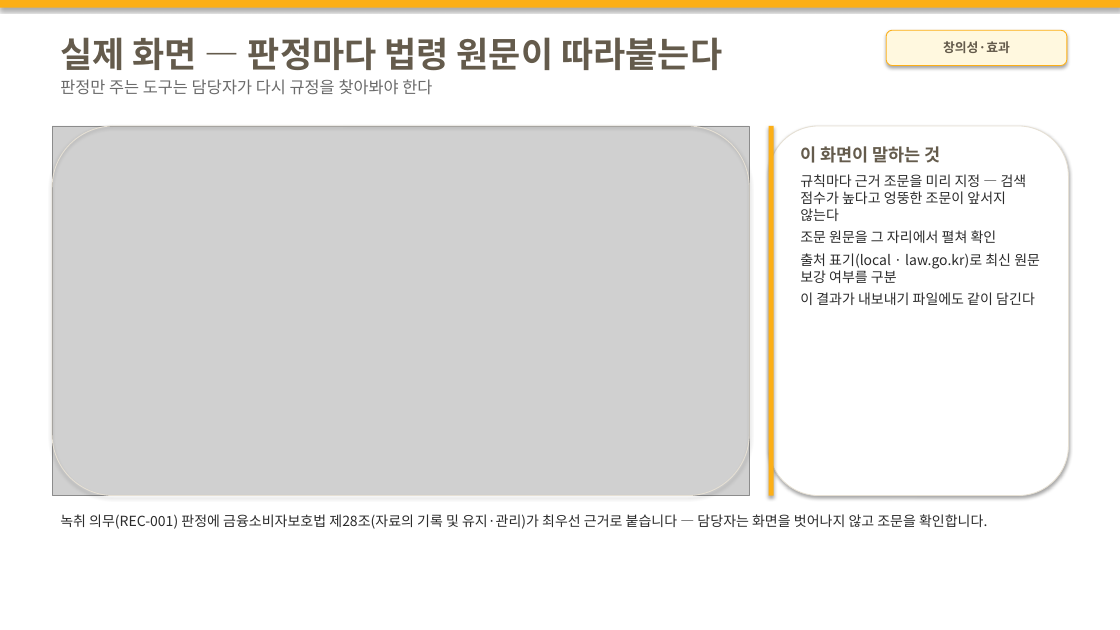
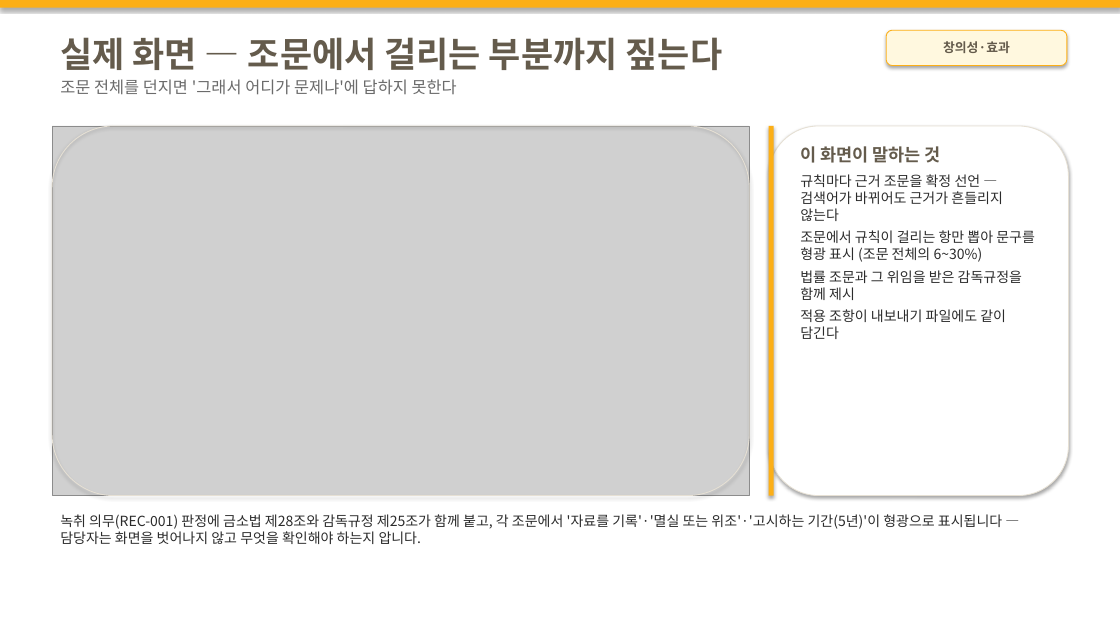
Before and after one commit to M0282/26KBAI_LW, a slide deck: slide 17 of docs/기술설명서_초안.pptx. Drawn at 1120x630 pixels with LibreOffice and Linux fonts; fonts in the diff are those of the drawing; grey boxes stand for pictures. Boxes give left, top, right and bottom in pixels: in the first picture for what was removed or moved away, otherwise in the second. Text is boxed around its words. In the diff, an @@ line names an element or a change of style, - is before the commit and + after.

```diff
--- a/docs/기술설명서_초안.pptx
+++ b/docs/기술설명서_초안.pptx
@@ text at [60, 37, 723, 95]: text changed @@
-실제 화면 — 판정마다 법령 원문이 따라붙는다
-판정만 주는 도구는 담당자가 다시 규정을 찾아봐야 한다
+실제 화면 — 조문에서 걸리는 부분까지 짚는다
+조문 전체를 던지면 '그래서 어디가 문제냐'에 답하지 못한다
@@ text at [800, 174, 1035, 339]: text changed @@
-규칙마다 근거 조문을 미리 지정 — 검색 점수가 높다고 엉뚱한 조문이 앞서지 않는다
-조문 원문을 그 자리에서 펼쳐 확인
-출처 표기(local · law.go.kr)로 최신 원문 보강 여부를 구분
-이 결과가 내보내기 파일에도 같이 담긴다
+규칙마다 근거 조문을 확정 선언 — 검색어가 바뀌어도 근거가 흔들리지 않는다
+조문에서 규칙이 걸리는 항만 뽑아 문구를 형광 표시 (조문 전체의 6~30%)
+법률 조문과 그 위임을 받은 감독규정을 함께 제시
+적용 조항이 내보내기 파일에도 같이 담긴다
@@ text at [60, 514, 1002, 544]: text changed @@
-녹취 의무(REC-001) 판정에 금융소비자보호법 제28조(자료의 기록 및 유지·관리)가 최우선 근거로 붙습니다 — 담당자는 화면을 벗어나지 않고 조문을 확인합니다.
+녹취 의무(REC-001) 판정에 금소법 제28조와 감독규정 제25조가 함께 붙고, 각 조문에서 '자료를 기록'·'멸실 또는 위조'·'고시하는 기간(5년)'이 형광으로 표시됩니다 — 담당자는 화면을 벗어나지 않고 무엇을 확인해야 하는지 압니다.
```
Also in this commit, not shown: 7 other slides changed, 8 other files.
